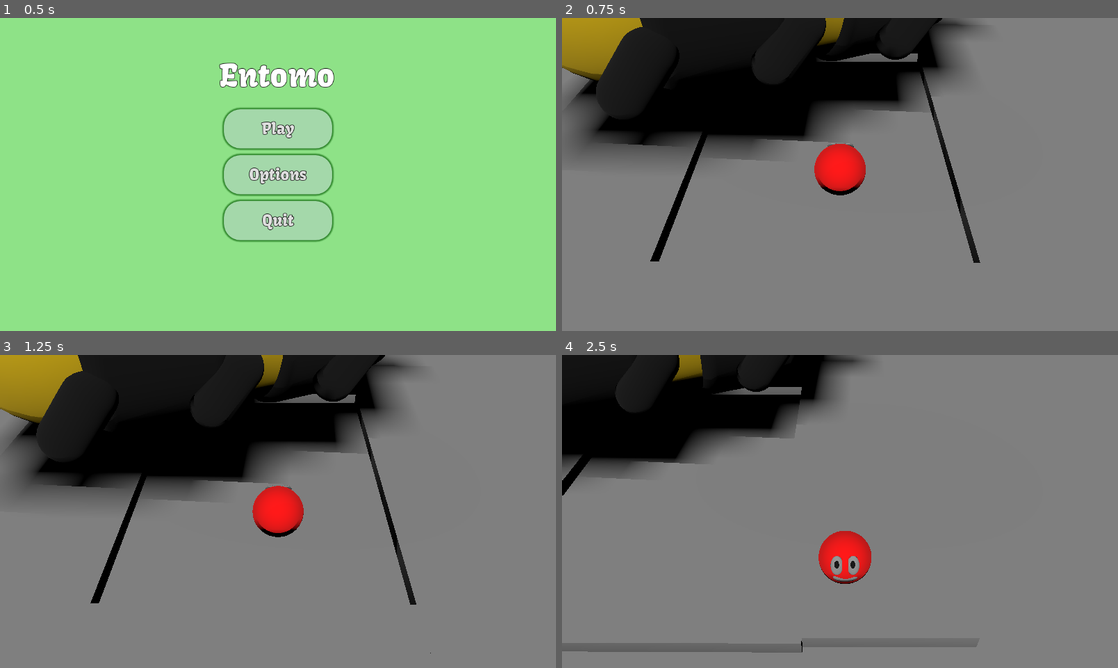
Above: before the commit, frames 1-4 (two rows, left to right).
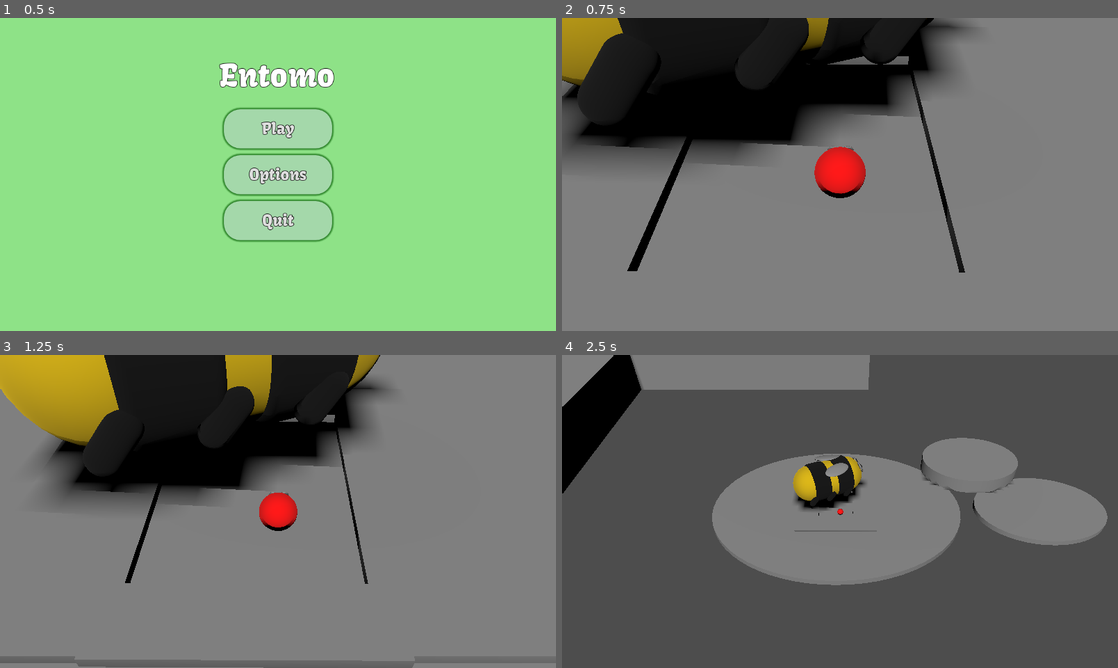
Above: after the commit, the same moments.

Repository: melonboyo/entomo
Game: Godot game, scene res://Scenes/MainMenu.tscn
Same seed, same stepped clock (60 frames per second), same inputs: the game is played once before the commit and once after it. This scene is started directly instead of the project's main scene.
Inputs:
- Up to frame 1 (0.5 s): no input
- Up to frame 2 (0.75 s): click "Play" at 0.5 s
- Up to frame 3 (1.25 s): no input
- Up to frame 4 (2.5 s): hold D (move_right) 1.28-2.03 s; tap E (interact) at 1.35 s; tap Space (move_jump) at 1.52, 2.27 s; hold S (move_backward) from 2.03 s (still down); tap Q (special_ability) at 2.1 s

Frame 1 is identical in both runs. In frame 2, 7.1% of the frame differs, in the area x 0-76%, y 0-82%; in frame 3, 17%; in frame 4, 76%, in the area x 0-100%, y 0-100%.

Commit message:
switcheroo of main scene

Diff:
--- a/Scripts/main_menu.gd
+++ b/Scripts/main_menu.gd
@@ -12,7 +12,7 @@
 
 
 func _on_play_pressed():
-	get_tree().change_scene_to_file("res://Scenes/level_blockout_v1.tscn")
+	get_tree().change_scene_to_file("res://Scenes/Testing/ProgressionTesting.tscn")
 
 
 func _on_options_pressed():
Not shown: 1 places in Scenes/MainMenu.tscn that only renumber resources
